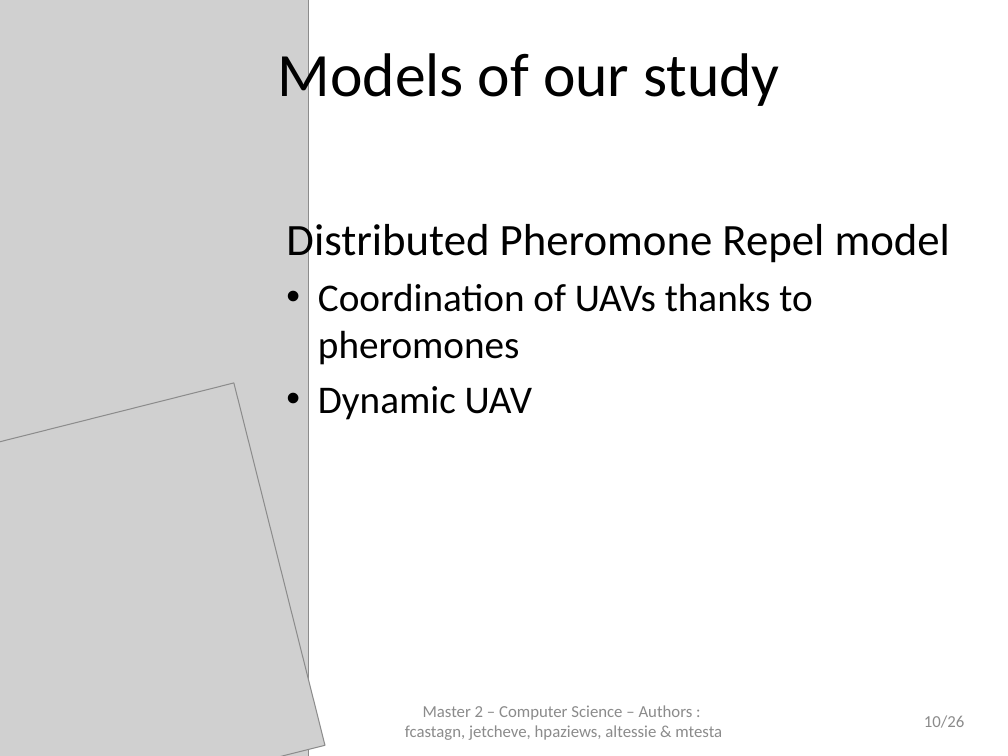
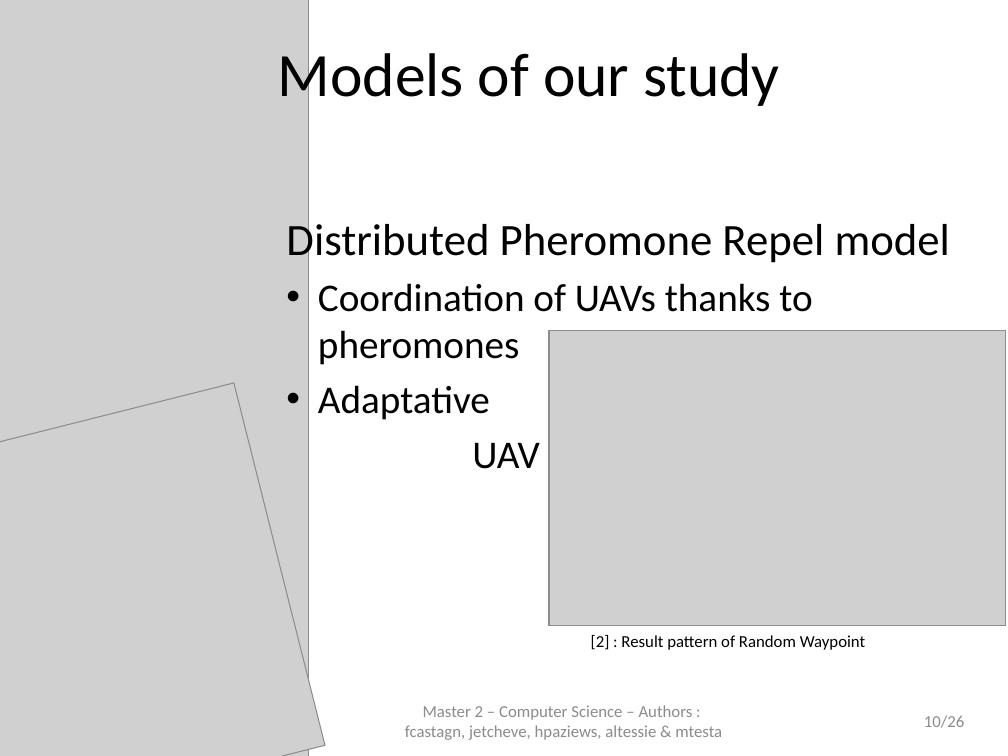
Before and after one commit to jetcheve/M2_PER_MMUAVGRA, a slide deck: slide 10 of ressources/presentation/PresentationPER_Desbarats_V3.pptx. Drawn at 1008x756 pixels with LibreOffice and Linux fonts; fonts in the diff are those of the drawing; grey boxes stand for pictures; background and template pictures are left out. Boxes give left, top, right and bottom in pixels: in the first picture for what was removed or moved away, otherwise in the second. Text is boxed around its words. In the diff, an @@ line names an element or a change of style, - is before the commit and + after.

```diff
--- a/ressources/presentation/PresentationPER_Desbarats_V3.pptx
+++ b/ressources/presentation/PresentationPER_Desbarats_V3.pptx
@@ picture added at [549, 331, 1006, 626] @@
@@ text at [318, 385, 539, 469]: text changed @@
-  • Dynamic UAV
+  • Adaptative
+  UAV
@@ text added at [591, 635, 865, 650], 12 pt, text #000000 @@
+[2] : Result pattern of Random Waypoint
```
Also in this commit, not shown: 17 other slides changed.
